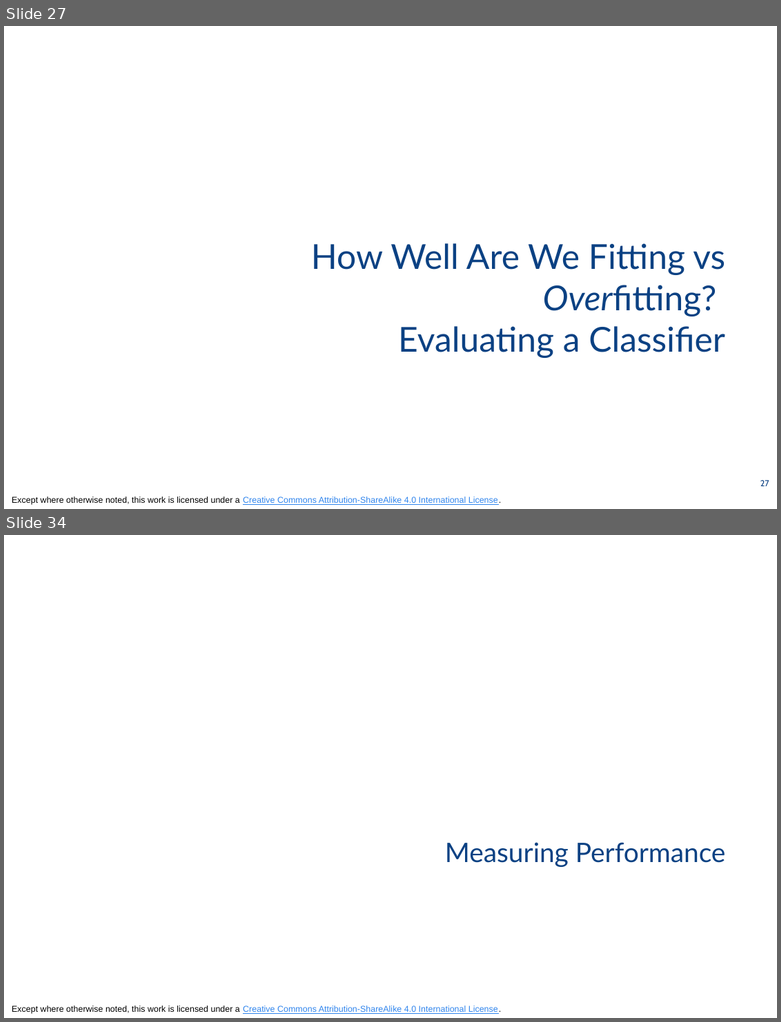
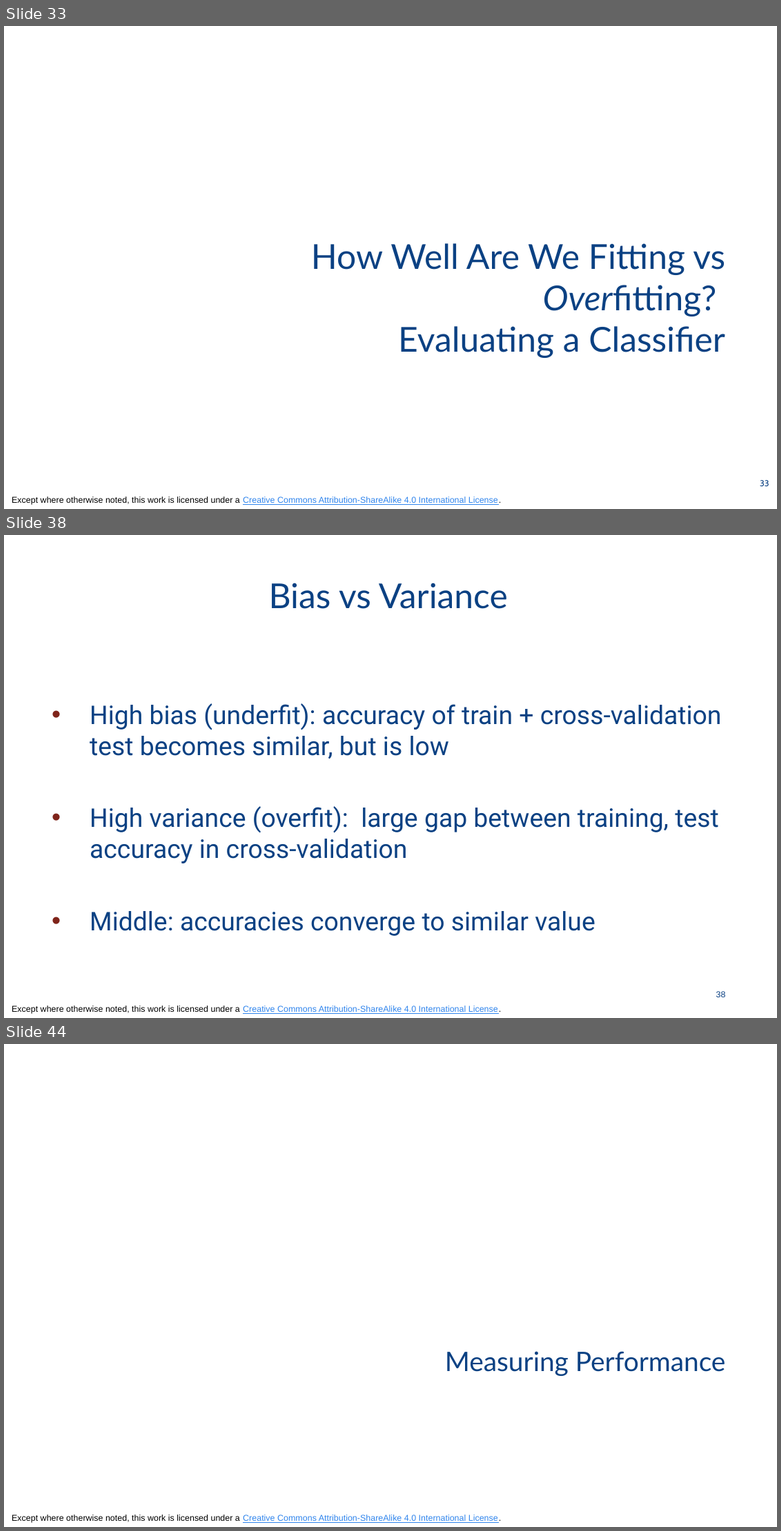
Before and after one commit to odpi/OpenDS4All, a slide deck: opends4all-resources/opends4all-model-assessment/TRAINING-ROBUST-MODELS-hyperparameters-tuning-validation.pptx. Shown one above the other, each under a label of ours: slides 27 and 34 before the commit, slides 33, 38 and 44 after it; the slides between them are not shown. The pictures are 781x1022 and 781x1531 pixels, drawn with LibreOffice and Linux fonts; fonts in the diff are those of the drawing. Boxes give left, top, right and bottom in pixels: in the first picture for what was removed or moved away, otherwise in the second. Text is boxed around its words. In the diff, an @@ line names an element or a change of style, - is before the commit and + after.

Commit message:
Updated validation slides to correct some typos, add knn imputation

```diff
--- a/opends4all-resources/opends4all-model-assessment/TRAINING-ROBUST-MODELS-hyperparameters-tuning-validation.pptx
+++ b/opends4all-resources/opends4all-model-assessment/TRAINING-ROBUST-MODELS-hyperparameters-tuning-validation.pptx
@@ slide 38 added at (4,535,777,1018), background #FFFFFF; not listed: 1 template element that a slide beside it also shows @@
@@ title added at (269,583,508,609), 32 pt, text #0B4183 @@
+Bias vs Variance
@@ text added at (90,703,722,936), 24 pt, text #0B4183 @@
+• High bias (underfit): accuracy of train + cross-validation test becomes similar, but is low
+• High variance (overfit): large gap between training, test accuracy in cross-validation
+• Middle: accuracies converge to similar value
@@ page number added at (716,991,726,997), 8 pt, text #0B4183 @@
+38
@@ what was slide 27 is now slide 33 @@
@@ page number at (760,480,769,486): text changed @@
-27
+33
@@ what was slide 34 is now slide 44 @@
```
Also in this commit, not shown: 7 slides changed, 10 other slides added, 1 slide removed.
